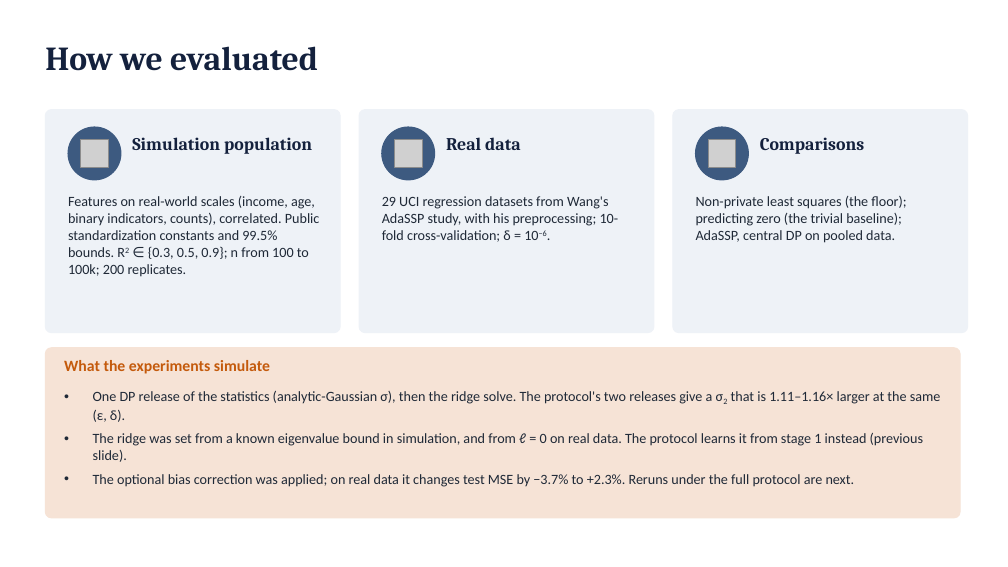
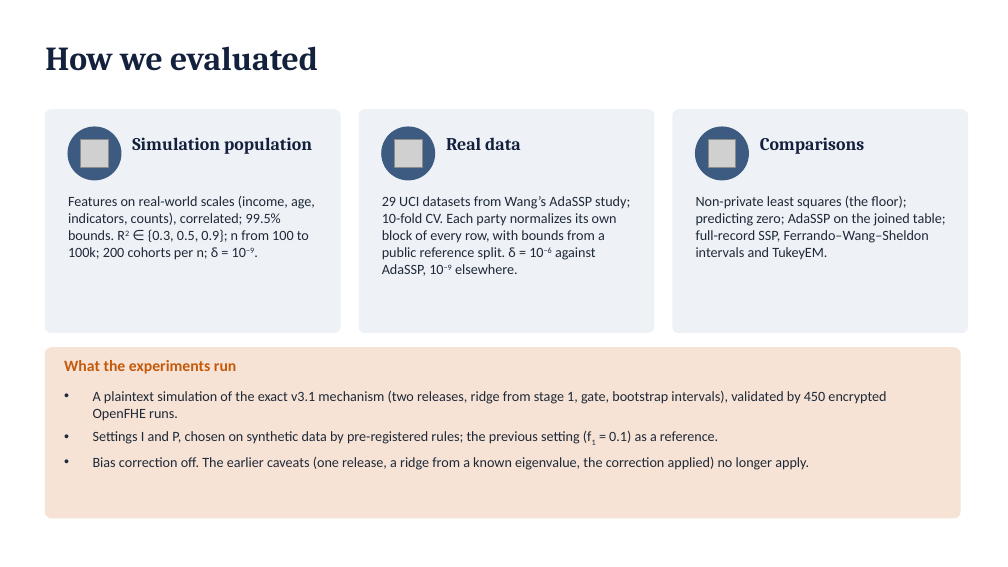
Before and after one commit to shukabh/VerticalFederatedRegression, a slide deck: slide 40 of slides/vfl_intro_deck.pptx (slide 35 before the commit). Drawn at 1008x567 pixels with LibreOffice and Linux fonts; fonts in the diff are those of the drawing; grey boxes stand for pictures. Boxes give left, top, right and bottom in pixels: in the first picture for what was removed or moved away, otherwise in the second. Text is boxed around its words. In the diff, an @@ line names an element or a change of style, - is before the commit and + after.

```diff
--- a/slides/vfl_intro_deck.pptx
+++ b/slides/vfl_intro_deck.pptx
@@ text at (68, 196, 315, 260): text changed @@
-Features on real-world scales (income, age, binary indicators, counts), correlated. Public standardization constants and 99.5% bounds. R2 ∈ {0.3, 0.5, 0.9}; n from 100 to 100k; 200 replicates.
+Features on real-world scales (income, age, indicators, counts), correlated; 99.5% bounds. R2 ∈ {0.3, 0.5, 0.9}; n from 100 to 100k; 200 cohorts per n; δ = 10−9.
@@ text at (382, 196, 630, 276): text changed @@
-29 UCI regression datasets from Wang's AdaSSP study, with his preprocessing; 10-fold cross-validation; δ = 10−6.
+29 UCI datasets from Wang’s AdaSSP study; 10-fold CV. Each party normalizes its own block of every row, with bounds from a public reference split. δ = 10−6 against AdaSSP, 10−9 elsewhere.
@@ text at (696, 196, 946, 260): text changed @@
-Non-private least squares (the floor); predicting zero (the trivial baseline); AdaSSP, central DP on pooled data.
+Non-private least squares (the floor); predicting zero; AdaSSP on the joined table; full-record SSP, Ferrando–Wang–Sheldon intervals and TukeyEM.
@@ text at (64, 360, 236, 374): text changed @@
-What the experiments simulate
+What the experiments run
@@ text at (93, 391, 886, 470): text changed @@
-• One DP release of the statistics (analytic-Gaussian σ), then the ridge solve. The protocol's two releases give a σ2 that is 1.11–1.16× larger at the same (ε, δ).
-• The ridge was set from a known eigenvalue bound in simulation, and from ℓ = 0 on real data. The protocol learns it from stage 1 instead (previous slide).
-• The optional bias correction was applied; on real data it changes test MSE by −3.7% to +2.3%. Reruns under the full protocol are next.
+• A plaintext simulation of the exact v3.1 mechanism (two releases, ridge from stage 1, gate, bootstrap intervals), validated by 450 encrypted OpenFHE runs.
+• Settings I and P, chosen on synthetic data by pre-registered rules; the previous setting (f1 = 0.1) as a reference.
+• Bias correction off. The earlier caveats (one release, a ridge from a known eigenvalue, the correction applied) no longer apply.
```
Also in this commit, not shown: 24 other slides changed, 12 slides added, 5 slides removed, 1 other file.
